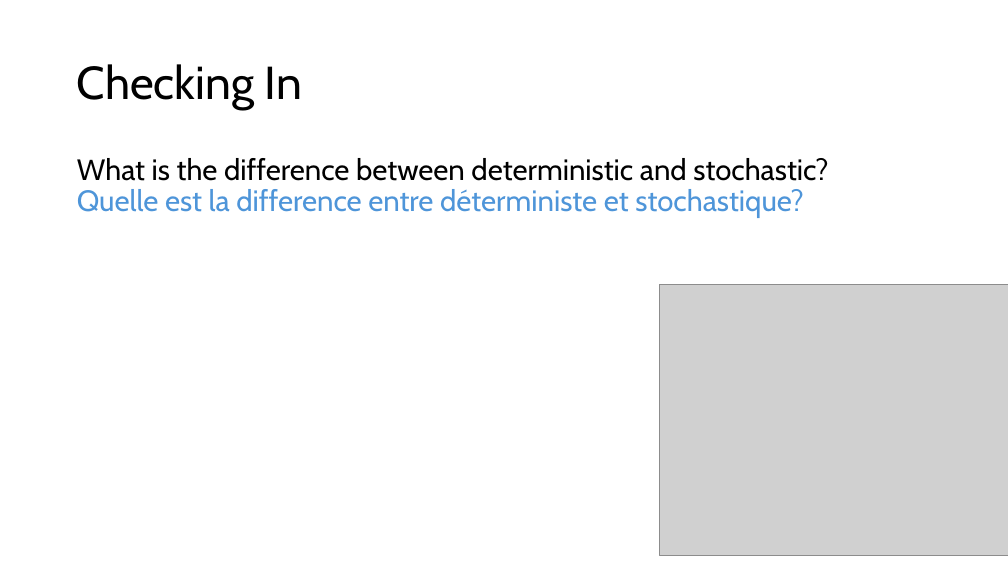
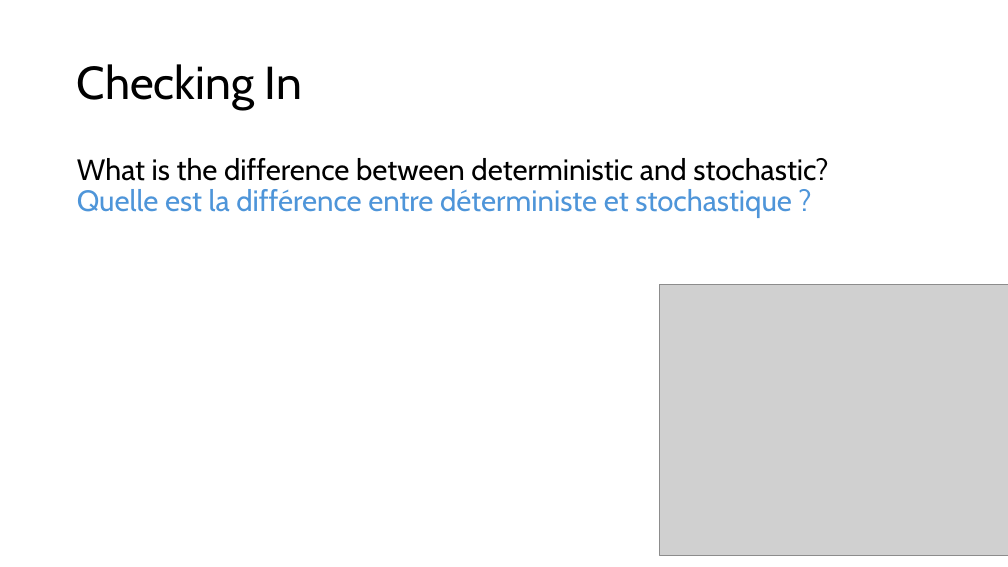
Before and after one commit to brooklabteam/www-e2m2, a slide deck: slide 58 of assets/2025/Lectures-PPT/Intro_CompartmentalModels_2025.pptx. Drawn at 1008x567 pixels with LibreOffice and Linux fonts; fonts in the diff are those of the drawing; grey boxes stand for pictures. Boxes give left, top, right and bottom in pixels: in the first picture for what was removed or moved away, otherwise in the second. Text is boxed around its words. In the diff, an @@ line names an element or a change of style, - is before the commit and + after.

```diff
--- a/assets/2025/Lectures-PPT/Intro_CompartmentalModels_2025.pptx
+++ b/assets/2025/Lectures-PPT/Intro_CompartmentalModels_2025.pptx
@@ text at (77, 158, 828, 218): text changed @@
-What is the difference between deterministic and stochastic?
-Quelle est la difference entre déterministe et stochastique?
+What is the difference between deterministic and stochastic?
+Quelle est la différence entre déterministe et stochastique ?
```
Also in this commit, not shown: 1 other slide changed, 40 other files.
